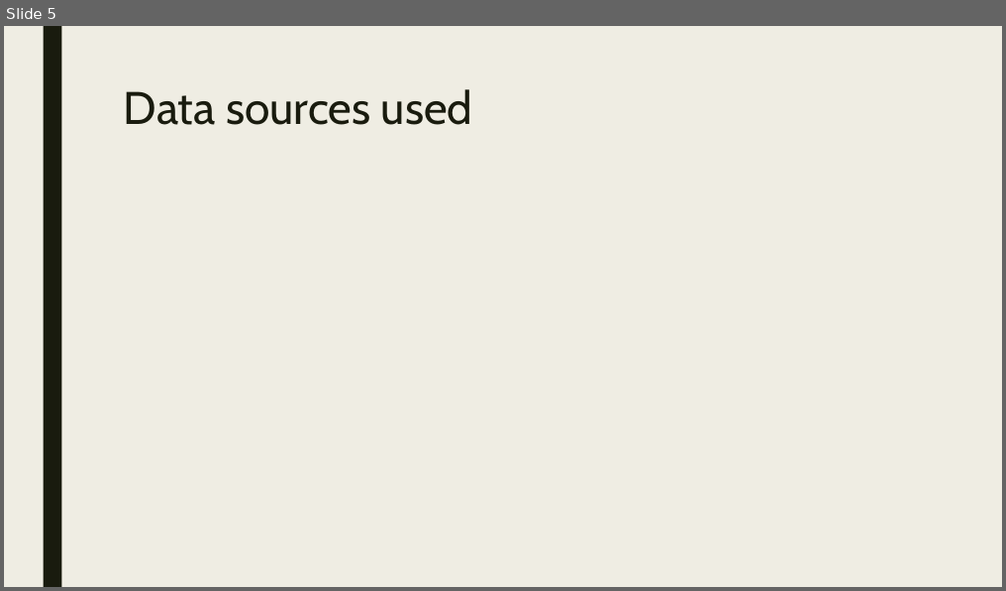
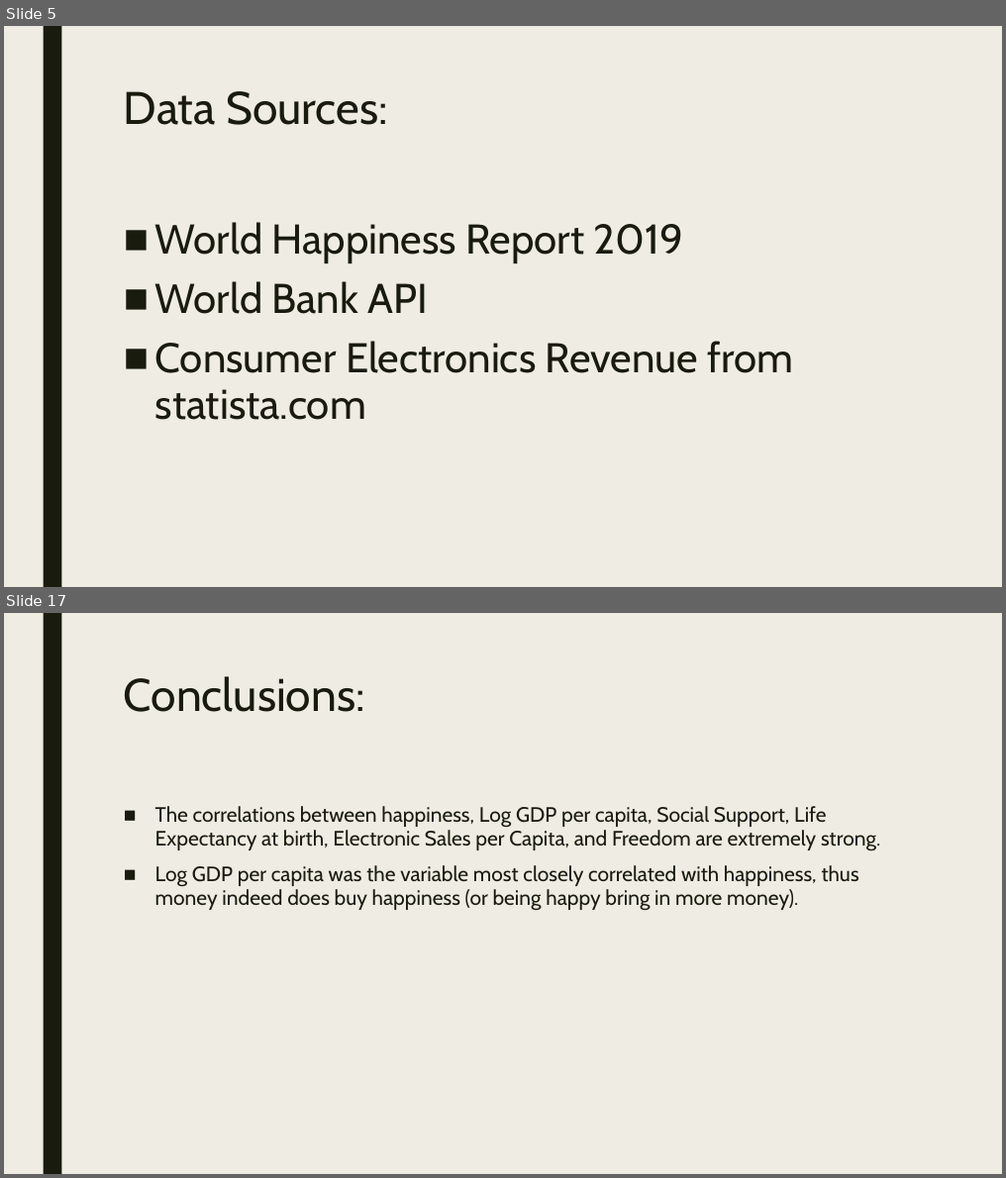
Before and after one commit to gfunk68/teamepic_project1, a slide deck: Project1.pptx. Shown one above the other, each under a label of ours: slide 5 before the commit, slides 5 and 17 after it; the slides between them are not shown. The pictures are 1006x591 and 1006x1178 pixels, drawn with LibreOffice and Linux fonts; fonts in the diff are those of the drawing. Boxes give left, top, right and bottom in pixels: in the first picture for what was removed or moved away, otherwise in the second. Text is boxed around its words. In the diff, an @@ line names an element or a change of style, - is before the commit and + after.

```diff
--- a/Project1.pptx
+++ b/Project1.pptx
@@ slide 17 added at (x1=4, y1=613, x2=1002, y2=1174), background #EFEDE3; not listed: 1 template element that a slide beside it also shows @@
@@ title added at (x1=124, y1=676, x2=365, y2=712), 44 pt, text #191B0E @@
+Conclusions:
@@ text added at (x1=155, y1=806, x2=880, y2=911), 20 pt, text #191B0E @@
+■ The correlations between happiness, Log GDP per capita, Social Support, Life Expectancy at birth, Electronic Sales per Capita, and Freedom are extremely strong.
+■ Log GDP per capita was the variable most closely correlated with happiness, thus money indeed does buy happiness (or being happy bring in more money).
@@ slide 5 changed as well @@
@@ title at (x1=124, y1=91, x2=388, y2=125): text changed @@
-Data sources used
+Data Sources:
@@ text added at (x1=155, y1=222, x2=794, y2=420), 40 pt, text #191B0E @@
+■ World Happiness Report 2019
+■ World Bank API
+■ Consumer Electronics Revenue from statista.com
```
Also in this commit, not shown: 1 other slide changed, 13 other slides added, 4 slides removed, 16 other files.
